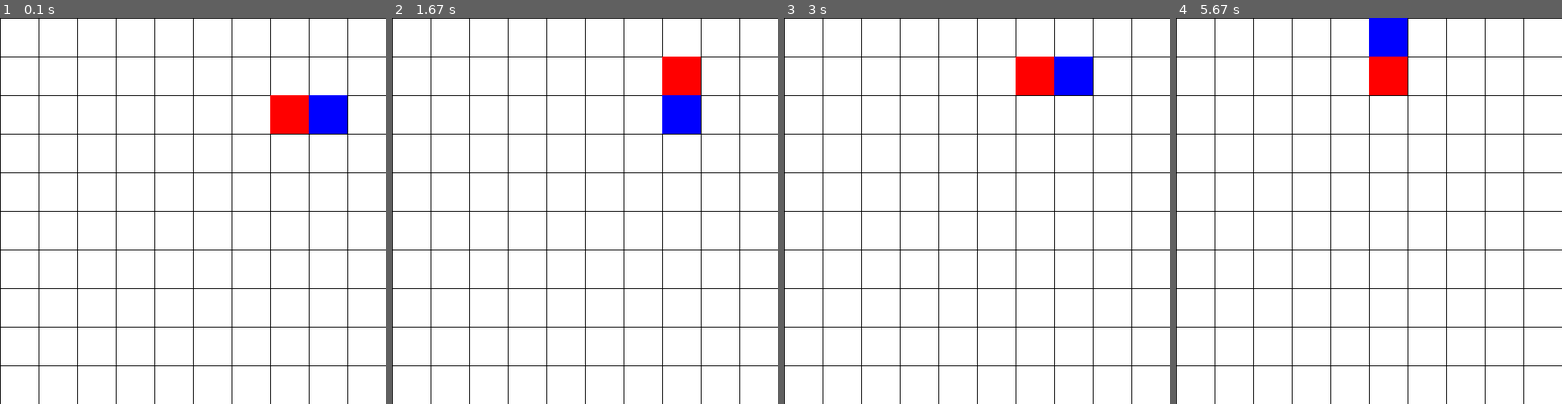
Above: before the commit, frames 1-4 (left to right).
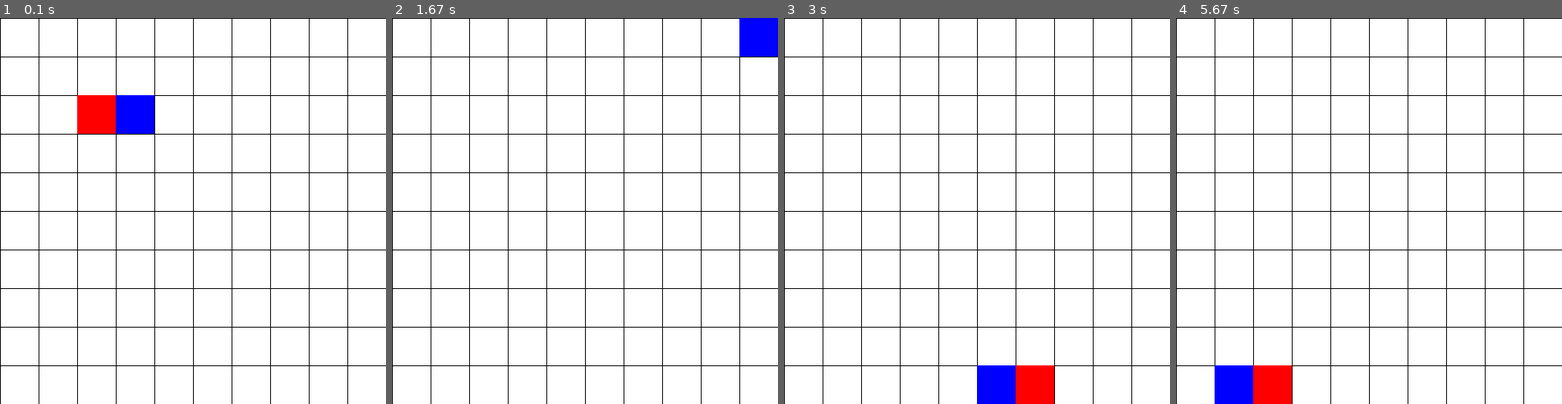
Above: after the commit, the same moments.

Repository: kobili/pygame-snake
Game: pygame game, started from main.py
Same seed, same stepped clock (60 frames per second), same inputs: the game is played once before the commit and once after it.
Inputs:
- Up to frame 1 (0.1 s): no input
- Up to frame 2 (1.67 s): hold Right 0.33-0.8 s; hold Up 0.83-1.13 s
- Up to frame 3 (3 s): tap S at 1.67 s; hold Left 2-2.53 s; tap D at 2.9 s
- Up to frame 4 (5.67 s): hold Left 3.23-3.63 s; hold Up 3.67-4.03 s; hold Right 4.07-4.7 s; hold Down 4.73-5.1 s; hold Left 5.13-5.6 s; hold Right from 5.63 s (still down)

The runs differ from the first frame. In frame 1, 4.0% of the frame differs, in the area x 20-90%, y 20-30%; in frame 2, 3.0%; in frame 3, 4.0%; in frame 4, 4.0%.

Commit message:
Clamp the position of the snake head to within the window

Diff:
--- a/main.py
+++ b/main.py
@@ -11,7 +11,7 @@
 BACKGROUND = (255, 255, 255)
 
 # Game setup
-FPS = 1
+FPS = 60
 fpsClock = pygame.time.Clock()
 WINDOW_WIDTH = 500
 WINDOW_HEIGHT = 500
@@ -19,7 +19,7 @@
 
 SNAKE_START = (WINDOW_WIDTH - 2 * GRID_SQUARE_SIZE, 2 * GRID_SQUARE_SIZE)
 
-snake_object = snake.Snake(SNAKE_START[0], SNAKE_START[1], GRID_SQUARE_SIZE, snake.Direction.LEFT)
+snake_object = snake.Snake(SNAKE_START[0], SNAKE_START[1], GRID_SQUARE_SIZE, snake.Direction.LEFT, WINDOW_WIDTH - GRID_SQUARE_SIZE, WINDOW_HEIGHT - GRID_SQUARE_SIZE)
 
 WINDOW = pygame.display.set_mode((WINDOW_WIDTH, WINDOW_HEIGHT))
 pygame.display.set_caption('My Game!')
@@ -37,7 +37,9 @@
                 sys.exit()
 
         # Processing: Section will be built later
-        snake_object.update()
+        pressed = pygame.key.get_pressed()
+
+        snake_object.update(pressed)
         # Render elements of the game
         WINDOW.fill(BACKGROUND)
         draw_grid(WINDOW, GRID_SQUARE_SIZE)
--- a/snake.py
+++ b/snake.py
@@ -23,19 +23,22 @@
         pygame.draw.rect(WINDOW, self.colour, rectangle)
 
 class Snake:
-    def __init__(self, head_x: int, head_y: int, segment_size: int, head_direction: Direction):
+    def __init__(self, head_x: int, head_y: int, segment_size: int, head_direction: Direction, max_x: int, max_y: int):
         self.head_x = head_x
         self.head_y = head_y
         self.head_direction = head_direction
         self.segment_size = segment_size
+
+        self.max_x = max_x
+        self.max_y = max_y
 
         self.segments = [
             SnakeSegment(head_x, head_y, HEAD_COLOUR, segment_size),
             SnakeSegment(head_x, head_y - segment_size, BODY_COLOUR, segment_size)    # put this body segment above the head to start
         ]
 
-    def update(self):
-        updated_head_position = self.get_update_head_position()
+    def update(self, pressed):
+        updated_head_position = self.get_update_head_position(pressed)
         head = self.segments[0]
         prev_head_position = (head.x, head.y)
 
@@ -52,10 +55,9 @@
             # update last segment to be current segment
             prev_segment_position = current_position
 
-    def get_update_head_position(self) -> tuple:
+    def get_update_head_position(self, pressed) -> tuple:
 
         # update direction based on user input
-        pressed = pygame.key.get_pressed()
         if (pressed[K_RIGHT] or pressed[K_d]):
             self.head_direction = Direction.RIGHT
         if (pressed[K_LEFT] or pressed[K_a]):
@@ -65,17 +67,28 @@
         if (pressed[K_DOWN] or pressed[K_s]):
             self.head_direction = Direction.DOWN
 
+        # update head position
         head = self.segments[0]
 
         if self.head_direction == Direction.UP:
-            return (head.x, head.y - self.segment_size)
+            return (head.x, clamp(head.y - self.segment_size, 0, self.max_y))
         elif self.head_direction == Direction.DOWN:
-            return (head.x, head.y + self.segment_size)
+            return (head.x, clamp(head.y + self.segment_size, 0, self.max_y))
         elif self.head_direction == Direction.RIGHT:
-            return (head.x + self.segment_size, head.y)
-        else:   # Direction.LEFT
-            return (head.x - self.segment_size, head.y)
+            return (clamp(head.x + self.segment_size, 0, self.max_x), head.y)
+        elif self.head_direction == Direction.LEFT:
+            return (clamp(head.x - self.segment_size, 0, self.max_x), head.y)
+        else:
+            return (head.x, head.y)
+
 
     def render(self, WINDOW: pygame.Surface):
         for segment in self.segments:
             segment.render(WINDOW)
+
+def clamp(x: int, min: int, max: int) -> int:
+    if x < min:
+        x = min
+    elif x > max:
+        x = max
+    return x
